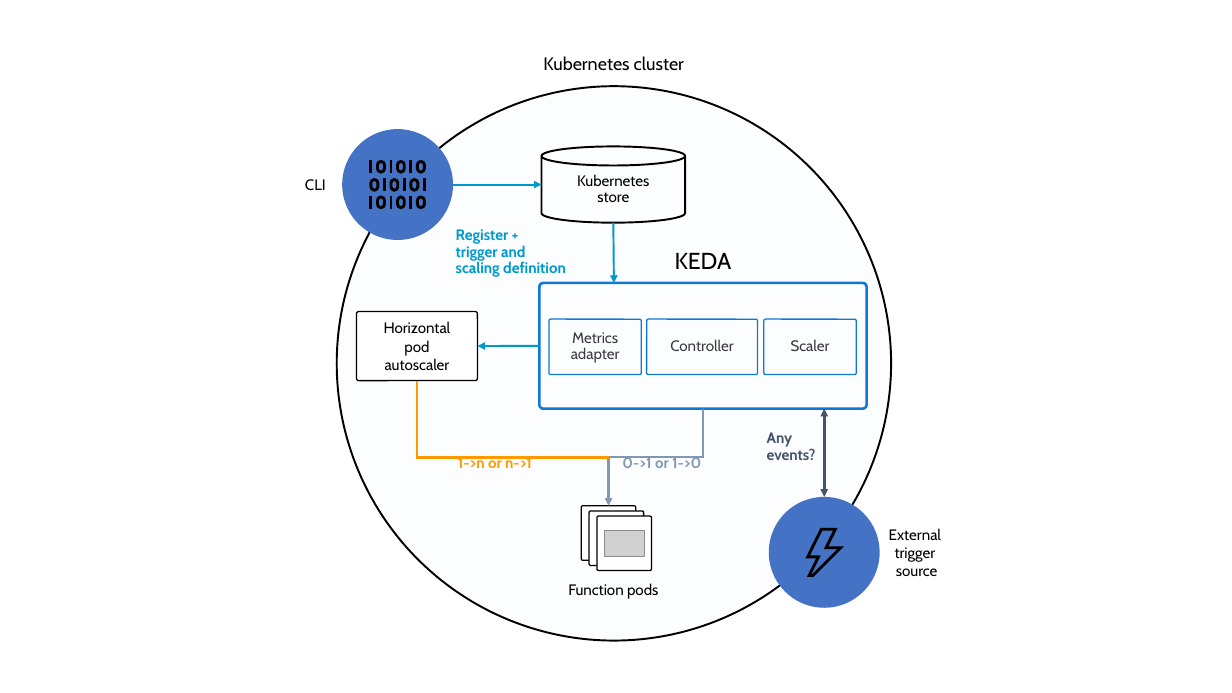
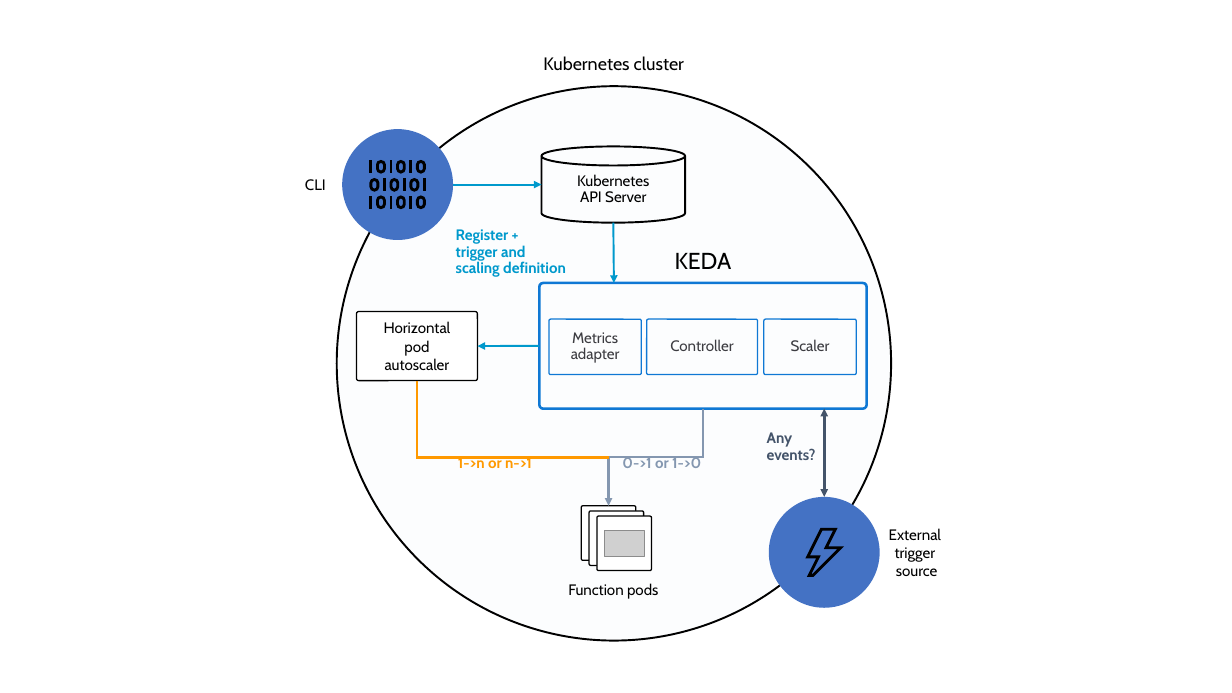
Before and after one commit to kedacore/keda-docs, a slide deck: slide 1 of schematics.pptx. Drawn at 1232x693 pixels with LibreOffice and Linux fonts; fonts in the diff are those of the drawing; grey boxes stand for pictures. Boxes give left, top, right and bottom in pixels: in the first picture for what was removed or moved away, otherwise in the second. Text is boxed around its words. In the diff, an @@ line names an element or a change of style, - is before the commit and + after.

Commit message:
KEDA architecture should use "Kubernetes API Server"

```diff
--- a/schematics.pptx
+++ b/schematics.pptx
@@ text in cylinder at bbox=[577, 174, 649, 203]: text changed @@
-Kubernetes store
+Kubernetes
+API Server
```
Also in this commit, not shown: 1 other file.
